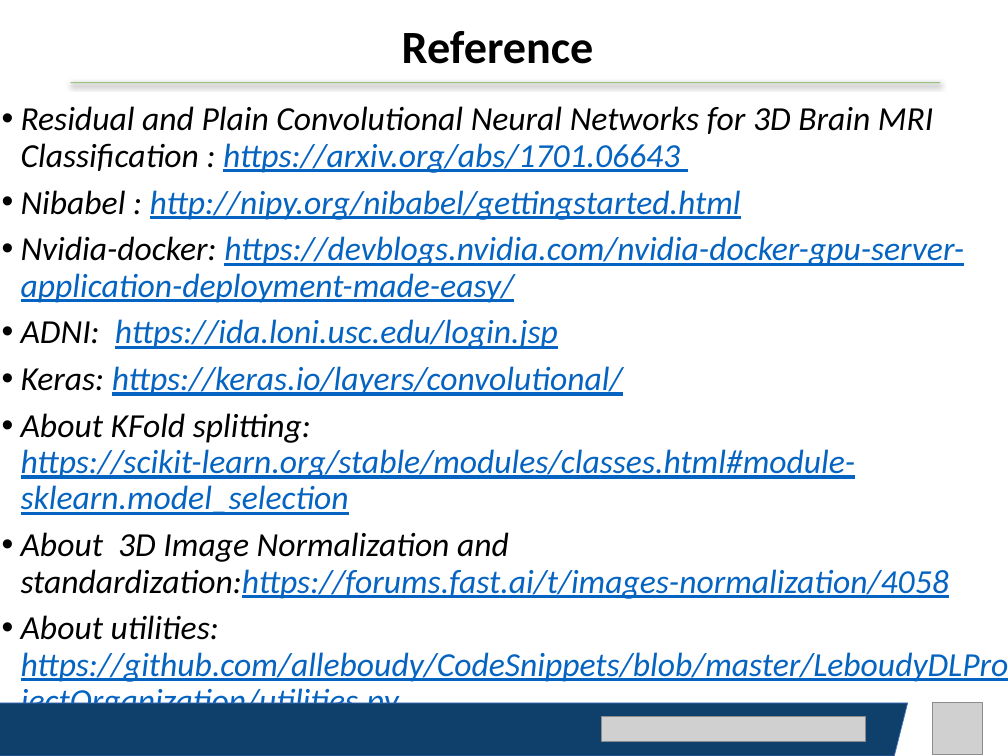
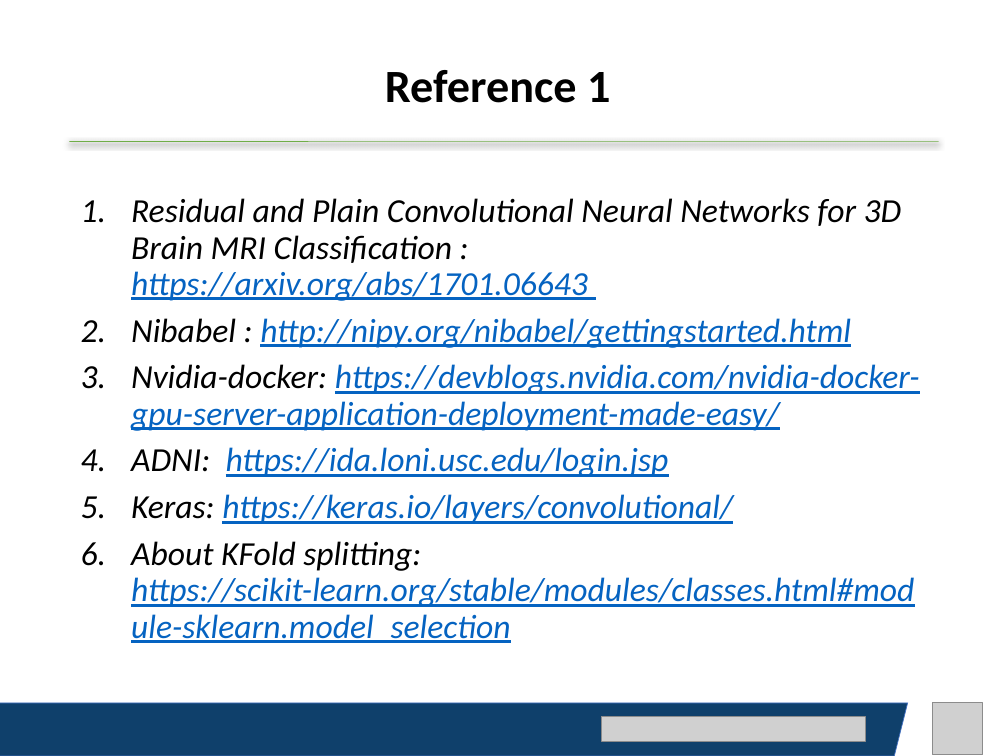
Before and after one commit to lilanpei/ADNI, a slide deck: slide 13 of ISPR_Final_Project_report_LanpeiLi.pptx (slide 10 before the commit). Drawn at 1008x756 pixels with LibreOffice and Linux fonts; fonts in the diff are those of the drawing; grey boxes stand for pictures. Boxes give left, top, right and bottom in pixels: in the first picture for what was removed or moved away, otherwise in the second. Text is boxed around its words. In the diff, an @@ line names an element or a change of style, - is before the commit and + after.

```diff
--- a/ISPR_Final_Project_report_LanpeiLi.pptx
+++ b/ISPR_Final_Project_report_LanpeiLi.pptx
@@ title at (385, 70, 610, 103): text changed @@
-Reference
+Reference 1
@@ line moved from (71, 83) - (940, 83) to (70, 141) - (938, 141) @@
@@ text "Residual and Plain Convolutional Neural ...": place and size @@
-text "Residual and Plain Convolutional Neural ..." at (21, 106, 1008, 720)
+text "Residual and Plain Convolutional Neural ..." at (131, 198, 920, 643)
@@ text "Residual and Plain Convolutional Neural ..." at (131, 198, 920, 643): bullet • to 1. @@
@@ text at (21, 532, 1008, 720): paragraphs removed @@
-• About 3D Image Normalization and standardization:https://forums.fast.ai/t/images-normalization/4058
-• About utilities: https://github.com/alleboudy/CodeSnippets/blob/master/LeboudyDLProjectOrganization/utilities.py
```
Also in this commit, not shown: 5 other slides changed, 4 slides added.
